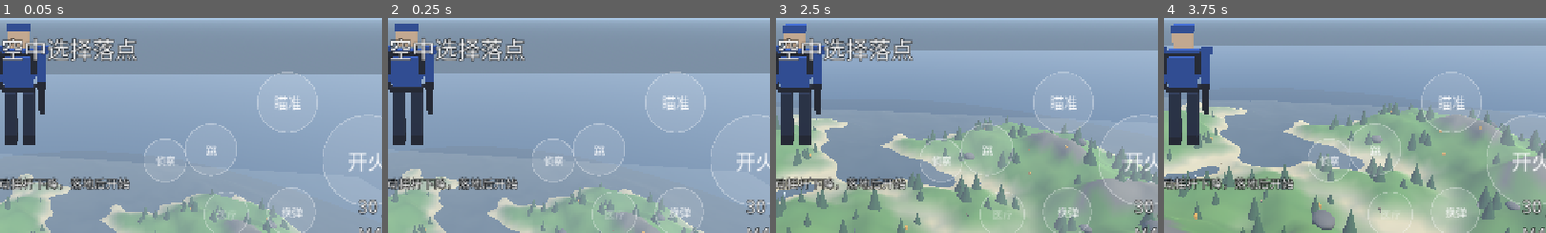
Above: before the commit, frames 1-4 (left to right).
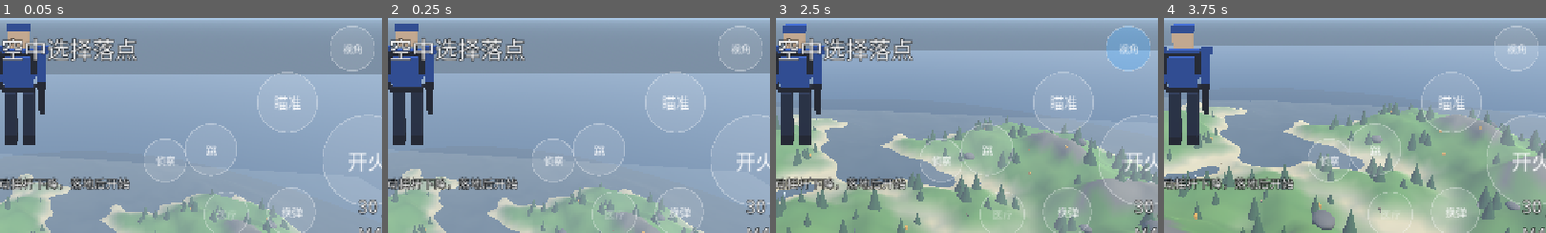
Above: after the commit, the same moments.

Repository: soda92/shooting-game
Game: Godot game, scene res://scenes/main.tscn
Same seed, same stepped clock (60 frames per second), same inputs: the game is played once before the commit and once after it.
Inputs (mouse positions are % of the whole screen's width and height, from its top left):
- Up to frame 1 (0.05 s): no input
- Up to frame 2 (0.25 s): no input
- Up to frame 3 (2.5 s): move the mouse to (49, 52) at 0.52 s; hold V 0.53-1.28 s; hold W from 0.53 s (still down); click (49, 52) at 0.67 s; tap Space at 0.77, 1.52 s; move the mouse to (57, 51) at 1.27 s; tap V at 1.35, 2.3 s; move the mouse to (42, 49) at 2.02 s; hold R from 2.03 s (still down)
- Up to frame 4 (3.75 s): move the mouse to (51, 50) at 2.77 s; release W at 2.78 s; release R at 2.78 s; hold A 2.78-3.53 s; tap H at 2.85 s; click (51, 50) at 2.92 s; tap Space at 3.02 s; tap V at 3.05 s; move the mouse to (46, 48) at 3.52 s; hold W from 3.53 s (still down); hold F from 3.53 s (still down)
The pictures show only the part of the screen within x 42-92%, y 43-93%; the shares and areas given below are measured in that part.

The runs differ from the first frame. In frame 1, 0.4% of the frame differs, in the area x 86-98%, y 3-25%; in frame 2, 0.4%; in frame 3, 1.2%; in frame 4, 0.3%.

Commit message:
feat: toggle first/third person while aiming
- view button (and V) flips the camera at any time, including mid-ADS
- first person: scope reticle for any weapon, full sniper scope for AWM
- third person ADS: tight shoulder camera with the body pushed left
- separate FOV curves per view and weapon

Diff:
--- a/scripts/hud.gd
+++ b/scripts/hud.gd
@@ -77,7 +77,7 @@
 
 	func _process(delta: float) -> void:
 		var want := 0.0
-		if game != null and game.player != null and game.player.is_alive() and InputState.aim:
+		if game != null and game.player != null and game.player.is_alive() and InputState.aim and InputState.first_person:
 			want = 1.0
 		alpha = lerpf(alpha, want, 1.0 - exp(-16.0 * delta))
 		queue_redraw()
@@ -386,7 +386,7 @@
 
 func _process(delta: float) -> void:
 	if _reticle != null:
-		_reticle.visible = not InputState.aim
+		_reticle.visible = not (InputState.aim and InputState.first_person)
 
 	if _center_t > 0.0:
 		_center_t -= delta
--- a/scripts/input_state.gd
+++ b/scripts/input_state.gd
@@ -19,6 +19,7 @@
 
 var medkit_queued := false
 var scan_queued := false
+var first_person := false
 
 # mirrored from the player for UI display
 var medkit_count := 0
@@ -28,6 +29,7 @@
 var _prev_reload := false
 var _prev_medkit := false
 var _prev_scan := false
+var _prev_view := false
 
 
 func _ready() -> void:
@@ -76,6 +78,11 @@
 	if sc and not _prev_scan:
 		scan_queued = true
 	_prev_scan = sc
+
+	var vw := Input.is_key_pressed(KEY_V)
+	if vw and not _prev_view:
+		first_person = not first_person
+	_prev_view = vw
 
 	var use_mouse := not OS.has_feature("mobile")
 	sprint = touch_sprint or Input.is_key_pressed(KEY_SHIFT)
--- a/scripts/player.gd
+++ b/scripts/player.gd
@@ -80,22 +80,26 @@
 		pitch = clampf(pitch - look.y * sens, -0.95, 0.55)
 		spring.rotation.x = pitch
 
+	var fp := InputState.first_person and state == State.PLAY
+	var ads := InputState.aim and state == State.PLAY
+
 	var target_fov := 72.0
-	if InputState.aim:
-		target_fov = 30.0 if weapon_id == "sniper" else 50.0
+	if ads:
+		if fp:
+			target_fov = 30.0 if weapon_id == "sniper" else 46.0
+		else:
+			target_fov = 38.0 if weapon_id == "sniper" else 50.0
 	_fov = lerpf(_fov, target_fov, 1.0 - exp(-9.0 * delta))
 	cam.fov = _fov
 
-	# Sniper ADS switches to a first-person view; other weapons just tighten
-	# the over-the-shoulder camera.
-	var scoped := InputState.aim and weapon_id == "sniper" and state == State.PLAY
-	var ads := InputState.aim and state == State.PLAY
+	# First-person (aiming or not) puts the camera at the head and hides the
+	# body. Third-person ADS pulls into a tight over-the-shoulder view.
 	var follow := 1.0 - exp(-16.0 * delta)
-	var arm_target := 0.45 if scoped else (3.0 if ads else 4.2)
-	var side_target := 0.0 if scoped else (0.80 if ads else 0.55)
+	var arm_target := 0.40 if fp else (3.0 if ads else 4.2)
+	var side_target := 0.0 if fp else (0.80 if ads else 0.55)
 	spring.spring_length = lerpf(spring.spring_length, arm_target, follow)
 	pivot.position.x = lerpf(pivot.position.x, side_target, follow)
-	visual.visible = not scoped
+	visual.visible = not fp
 
 	scan_t = maxf(0.0, scan_t - delta)
 	scan_cd = maxf(0.0, scan_cd - delta)
--- a/scripts/touch_controls.gd
+++ b/scripts/touch_controls.gd
@@ -46,6 +46,7 @@
 		"reload": {"pos": Vector2(s.x * 0.805, s.y * 0.880), "r": m * 0.056, "label": "换弹"},
 		"medkit": {"pos": Vector2(s.x * 0.720, s.y * 0.885), "r": m * 0.052, "label": "医疗"},
 		"scan": {"pos": Vector2(s.x * 0.640, s.y * 0.760), "r": m * 0.050, "label": "侦察"},
+		"view": {"pos": Vector2(s.x * 0.885, s.y * 0.500), "r": m * 0.052, "label": "视角"},
 	}
 	queue_redraw()
 
@@ -122,6 +123,9 @@
 	elif name == "scan":
 		if on:
 			InputState.scan_queued = true
+	elif name == "view":
+		if on:
+			InputState.first_person = not InputState.first_person
 	queue_redraw()
 
 
@@ -179,6 +183,8 @@
 		var fill := Color(1.0, 0.55, 0.25, 0.38) if pressed else Color(1, 1, 1, 0.10)
 		if dim:
 			fill = Color(1, 1, 1, 0.05)
+		if name == "view" and InputState.first_person and not pressed:
+			fill = Color(0.35, 0.70, 1.0, 0.35)
 		draw_circle(p, r, fill)
 		draw_arc(p, r, 0.0, TAU, 44, Color(1, 1, 1, 0.30), 2.0)
 
